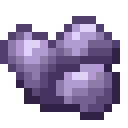
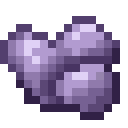
Revision of a layered (128, 128) image; what changed, layer by layer:
painted on "Layer 1" over [24, 32, 104, 104]
